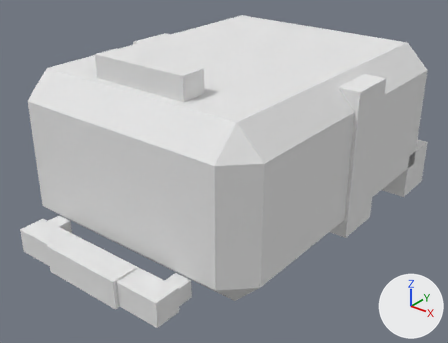
One commit to the glTF model game/assets/interior/carry_roller.glb: the scene before it, then after it.
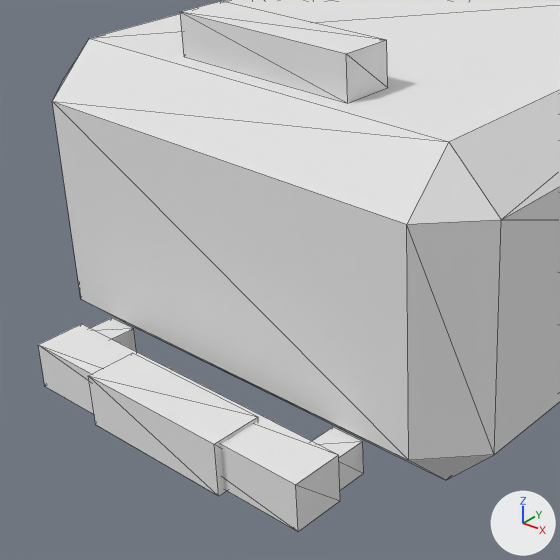
There are two pictures of each version: one whole from a 50 mm camera at (0.431, -0.584, 0.393) aimed at (0.006, -0.052, 0.064), one close up on the part from 0% to 66% of the width and 14% to 100% of the height. Lighting does not change. The marker at lower right points along +X, +Y and +Z. The older version's two pictures come first. The close-ups show mesh edges as thin lines. Where no turn or scale is listed for an object, it has been applied to the vertices. Vertices at exactly the same position are counted once.

The first close-up shows 'CarryRoller_Body', 'Pull_Reach_Mesh', 'Pull_Top_Mesh'.
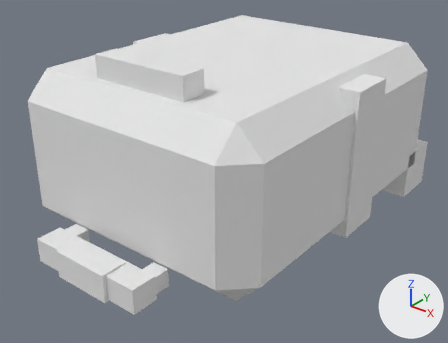
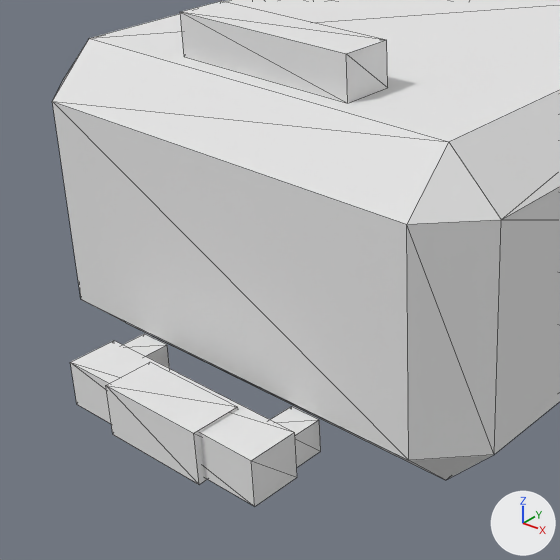
The change, as a diff of the scene's bpy script:
```diff
--- a/game/assets/interior/carry_roller.glb.py
+++ b/game/assets/interior/carry_roller.glb.py
@@ me_pull_rod_l @@
 # used by ob_pull_reach_mesh; location = (0.0, -0.22, 0.03)
-me_pull_rod_l.from_pydata(...)  # 16 vertices, 24 faces; spans x -0.1..0.1, y -0.02..0.0, z -0.01..0.01
+me_pull_rod_l.from_pydata(...)  # 16 vertices, 24 faces; spans x -0.07..0.07, y -0.02..0.0, z -0.01..0.01
+# me_pull_rod_l part 1: the loose piece of 8 vertices spanning x -0.1..-0.08, y -0.02..0.0, z -0.01..0.01 is moved by (0.03, 0.0, 0.0)
+# me_pull_rod_l part 2: the loose piece of 8 vertices spanning x 0.08..0.1, y -0.02..0.0, z -0.01..0.01 is moved by (-0.03, 0.0, 0.0)
 me_pull_rod_l.materials.append(mat_tp_atlas_1a_d)
@@ me_pull_bar @@
 # used by ob_pull_top_mesh; location = (0.0, -0.24, 0.03)
-me_pull_bar.from_pydata(...)  # 16 vertices, 24 faces; spans x -0.102..0.102, y -0.034..0.0, z -0.016..0.016
+me_pull_bar.from_pydata(...)  # 16 vertices, 24 faces; spans x -0.072..0.072, y -0.034..0.0, z -0.016..0.016
+# me_pull_bar part 3: the whole mesh is scaled about its middle by (0.705, 1, 1)
 me_pull_bar.materials.append(mat_tp_atlas_1a_d)
```

Changed parts and their boxes [x1, y1, x2, y2] in the close-ups (560 x 560 px; the box of a moved part takes in the faces that stretch with it):
'Pull_Top_Mesh', rescaled (25% narrower, 20% shorter)
    before: [38, 324, 340, 531]
    after: [70, 341, 297, 506]
'Pull_Reach_Mesh', reshaped (27% narrower, 23% shorter)
    before: [91, 318, 364, 490]
    after: [123, 334, 321, 467]
part 1 of me_pull_rod_l, moved or reshaped
    before: [91, 318, 137, 352]
    after: [123, 334, 170, 369]
part 2 of me_pull_rod_l, moved or reshaped
    before: [313, 427, 364, 490]
    after: [270, 406, 321, 467]
